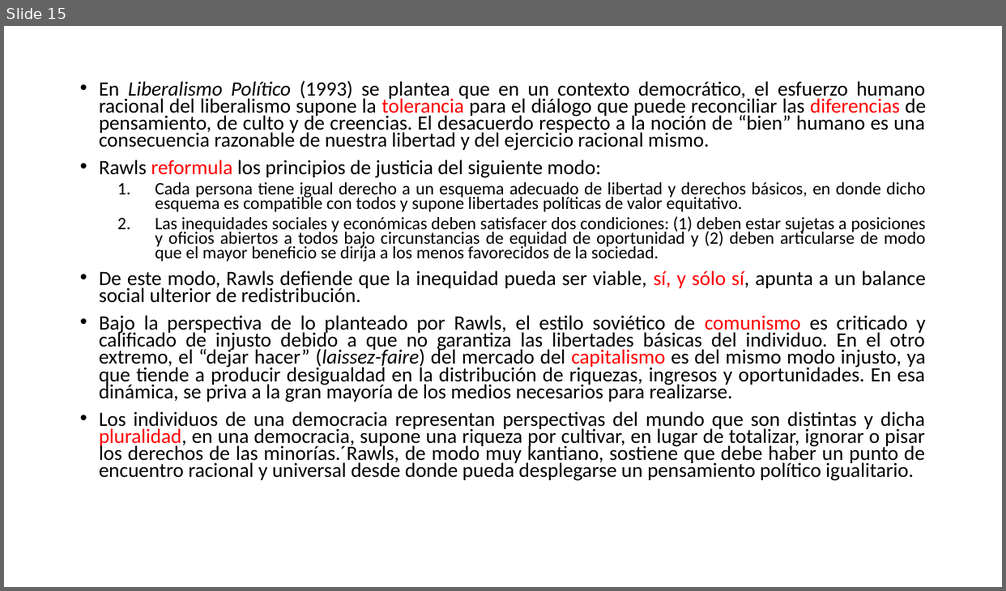
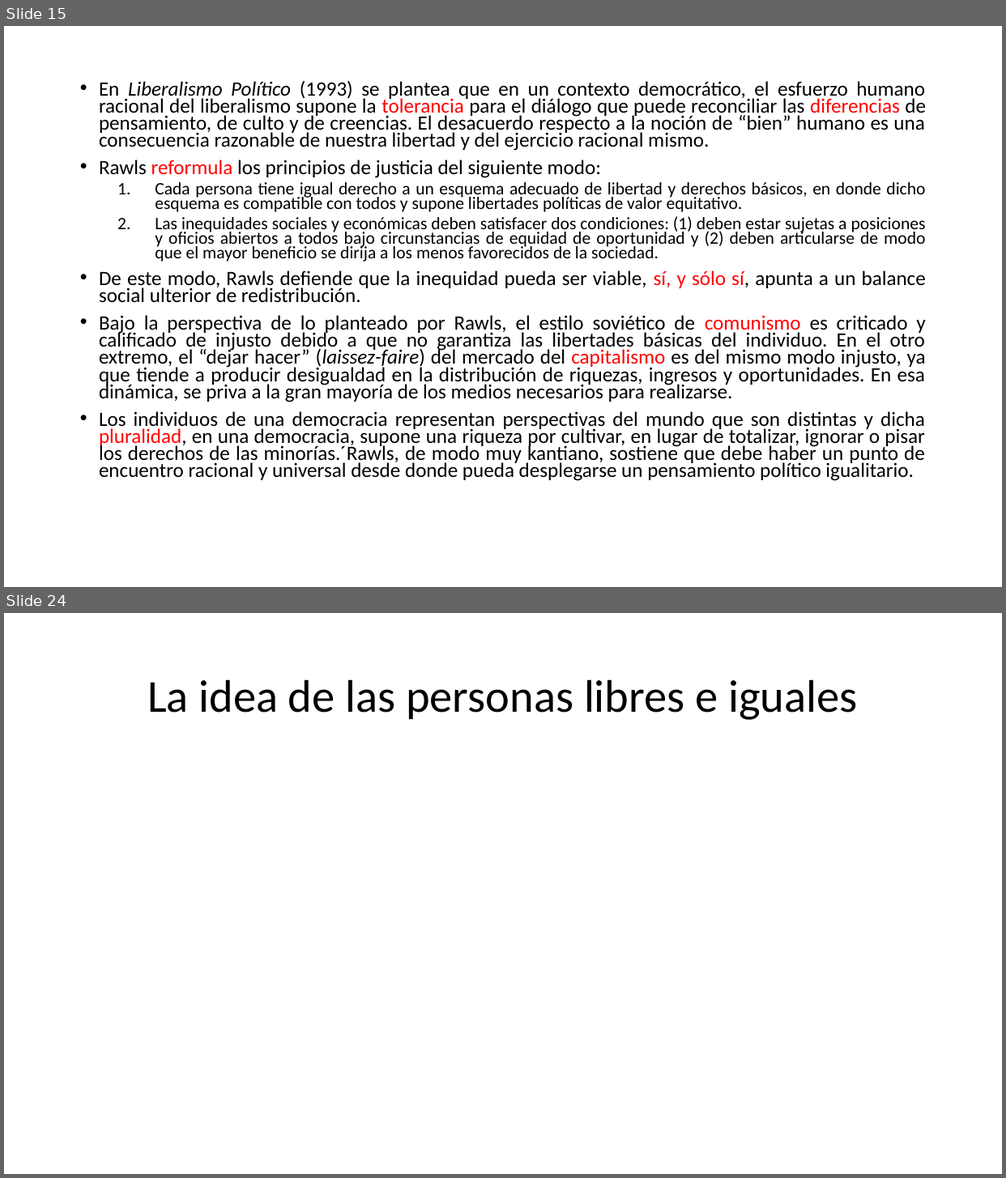
Before and after one commit to zaboltar/zaboltar.github.io, a slide deck: assets uarm/2019 sol-penscri-justfilpol/John Rawls - Justice as Fairness.pptx. Shown one above the other, each under a label of ours: slide 15 before the commit, slides 15 and 24 after it; the slides between them are not shown. The pictures are 1006x591 and 1006x1178 pixels, drawn with LibreOffice and Linux fonts; fonts in the diff are those of the drawing. Boxes give left, top, right and bottom in pixels: in the first picture for what was removed or moved away, otherwise in the second. Text is boxed around its words. In the diff, an @@ line names an element or a change of style, - is before the commit and + after.

```diff
--- a/assets uarm/2019 sol-penscri-justfilpol/John Rawls - Justice as Fairness.pptx
+++ b/assets uarm/2019 sol-penscri-justfilpol/John Rawls - Justice as Fairness.pptx
@@ slide 24 added at bbox=[4, 613, 1002, 1174], background #FFFFFF @@
@@ title added at bbox=[147, 679, 857, 720], 44 pt, text #000000 @@
+La idea de las personas libres e iguales
```
Also in this commit, not shown: 1 slide changed, 11 other slides added.
